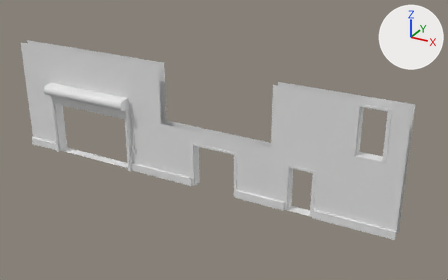
An edit to the FBX model Blender/FBX/Warehouse/Dont use/Was.fbx, drawn before and after from the same camera.
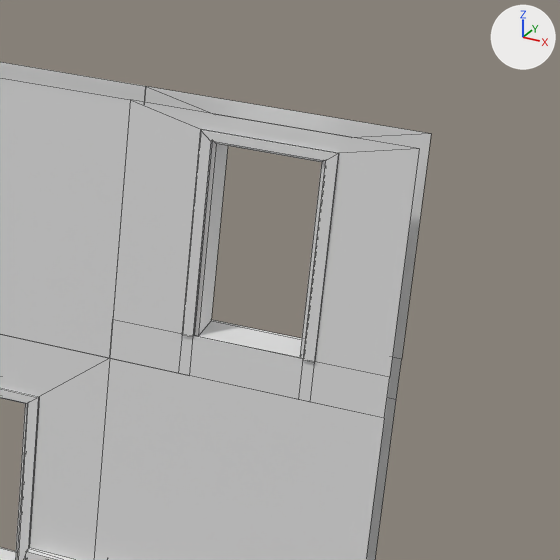
There are two pictures of each version: one whole from a 50 mm lens placed at (4.54, -24.07, 14.66), pointed at (-8.75, 0.09, 2.58), one close up on the part from 68% to 100% of the width and 25% to 76% of the height. The lights are fixed; the arrows at upper right show +X, +Y and +Z. The close-ups show mesh edges as thin lines. Where no turn or scale is listed for an object, it has been applied to the vertices.

Names of what the first close-up shows: 'Doorway.004', 'Upper Doorway.002', 'Warehouse Upper Wall.105', 'Warehouse Wall.071'.
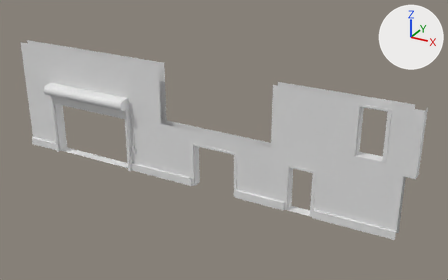
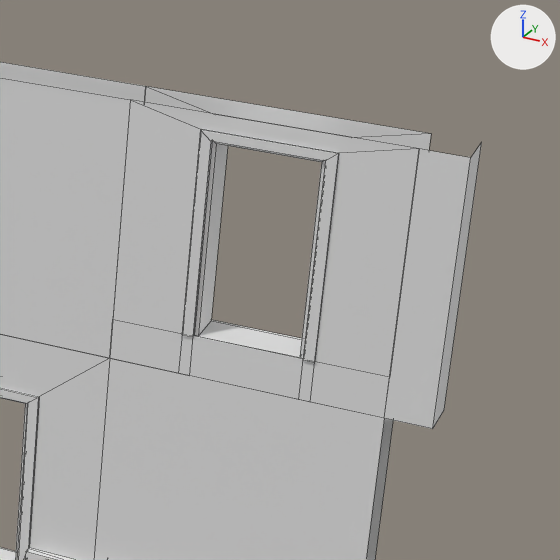
The newer file is also turned or shifted as a whole; pictures and numbers use the older file's frame.

The change, as a diff of the scene's bpy script:
```diff
--- a/Blender/FBX/Warehouse/Dont use/Was.fbx.py
+++ b/Blender/FBX/Warehouse/Dont use/Was.fbx.py
@@ mat_outside_wall_corner_001 @@
+mat_outside_wall_corner_001 = principled_material('Outside Wall Corner.001')
+mat_outside_wall_corner_001.base_color = (0.8, 0.8, 0.8)  # white #e7e7e7
@@ me_cube_461 @@
+me_cube_461.from_pydata([(0.0, 0.0, 0.0), (0.0, 0.5, 0.0), (-0.5, 0.0, 0.0), (0.0, 0.0, 3.0), (-0.5, 0.0, 3.0), (0.0, 0.5, 3.0)], [], [(3, 4, 2, 0), (5, 3, 0, 1)])
+me_cube_461.materials.append(mat_outside_wall_corner_001)  # white #e7e7e7
@@ ob_outside_corner_001 @@
+ob_outside_corner_001 = bpy.data.objects.new('Outside Corner.001', me_cube_461)
+ob_outside_corner_001.location = (0.5, -0.5, 3.0)
```

What differs and where, as boxes [x1, y1, x2, y2] in the close-ups (560 x 560 px):
'Outside Corner.001', added
    after: [385, 142, 482, 429]
